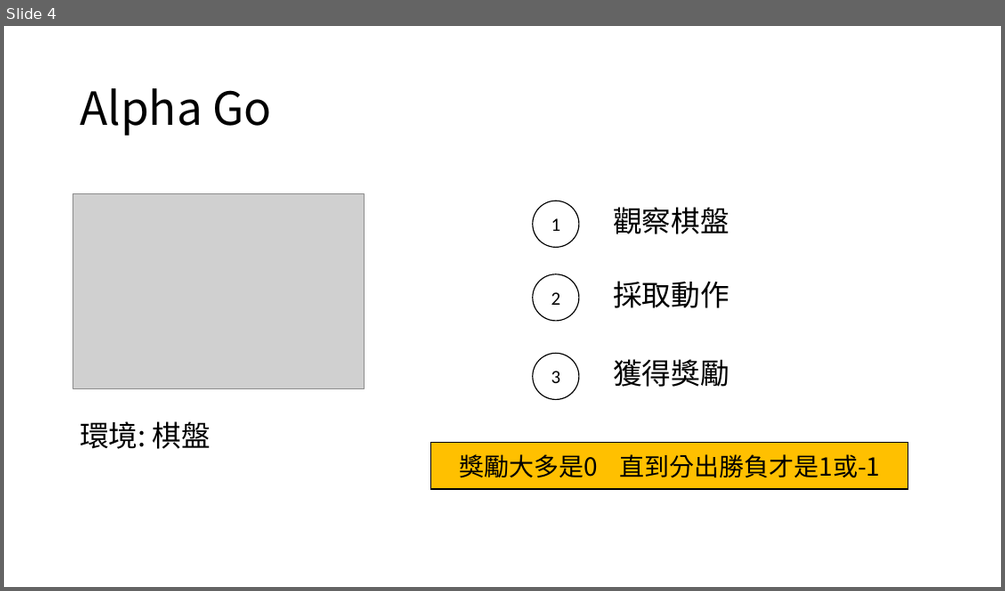
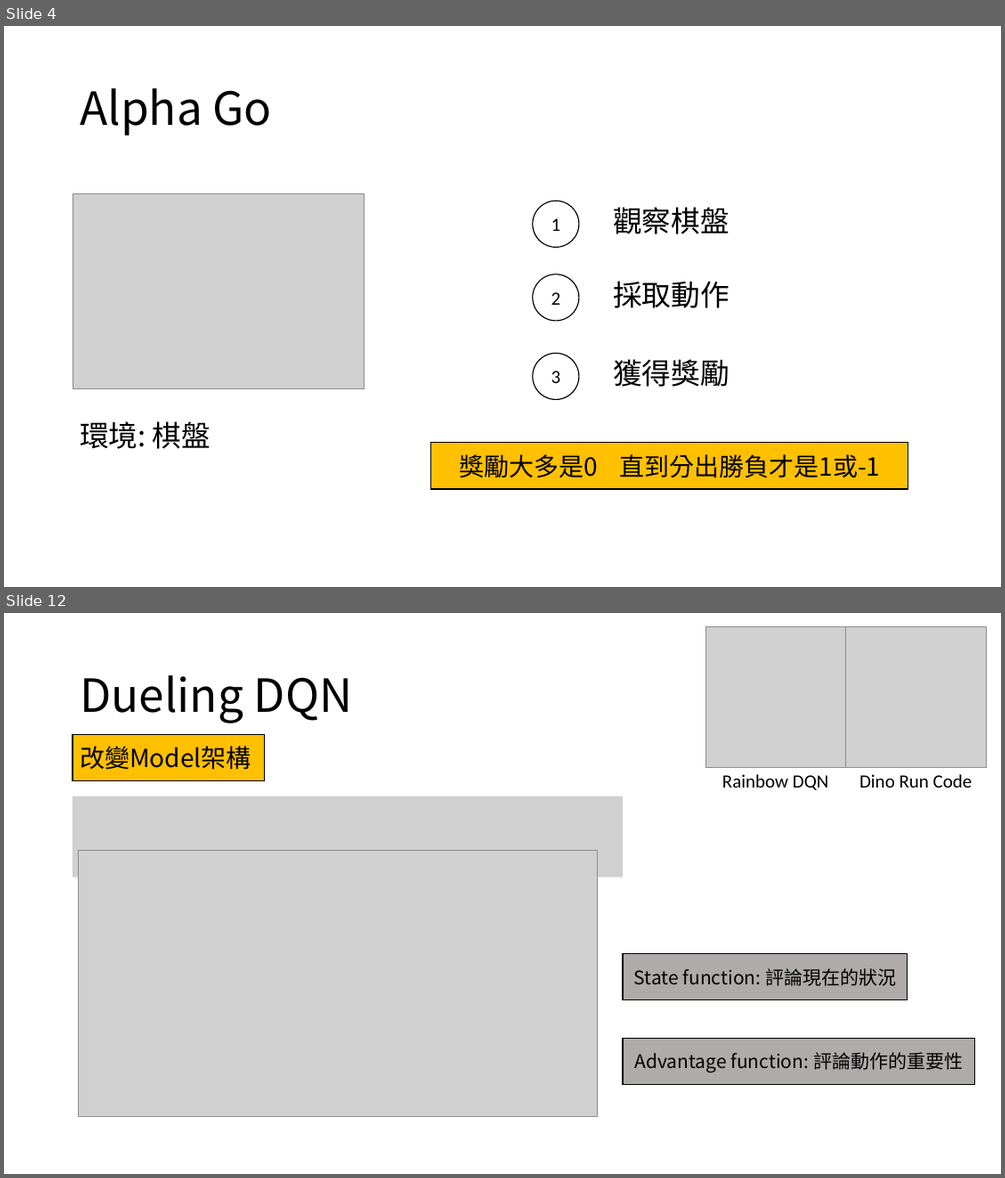
Before and after one commit to 312707047/Dino-Run-with-Rainbow-DQN, a slide deck: 107302002.pptx. Shown one above the other, each under a label of ours: slide 4 before the commit, slides 4 and 12 after it; the slides between them are not shown. The pictures are 1005x591 and 1005x1178 pixels, drawn with LibreOffice and Linux fonts; fonts in the diff are those of the drawing; grey boxes stand for pictures. Boxes give left, top, right and bottom in pixels: in the first picture for what was removed or moved away, otherwise in the second. Text is boxed around its words. In the diff, an @@ line names an element or a change of style, - is before the commit and + after.

```diff
--- a/107302002.pptx
+++ b/107302002.pptx
@@ slide 12 added at box(4, 613, 1001, 1174), background #FFFFFF @@
@@ picture added at box(705, 627, 846, 768) @@
@@ picture added at box(846, 627, 987, 768) @@
@@ title added at box(80, 675, 353, 723), 44 pt, text #000000 @@
+Dueling DQN
@@ rectangle added at box(73, 735, 264, 781), fill #FFC000, outline #000000 1 pt, 24 pt, text #000000 @@
+改變Model架構
@@ picture added at box(73, 796, 623, 877) @@
@@ text added at box(722, 774, 829, 790), 18 pt, text #000000 @@
+Rainbow DQN
@@ text added at box(859, 774, 972, 787), 18 pt, text #000000 @@
+Dino Run Code
@@ picture added at box(79, 851, 598, 1116) @@
@@ rectangle added at box(623, 954, 908, 1000), fill #AFABAB, outline #000000 1 pt, 18 pt, text #000000 @@
+State function: 評論現在的狀況
@@ rectangle added at box(623, 1038, 975, 1085), fill #AFABAB, outline #000000 1 pt, 18 pt, text #000000 @@
+Advantage function: 評論動作的重要性
```
Also in this commit, not shown: 3 slides changed, 7 other slides added, 22 other files.
